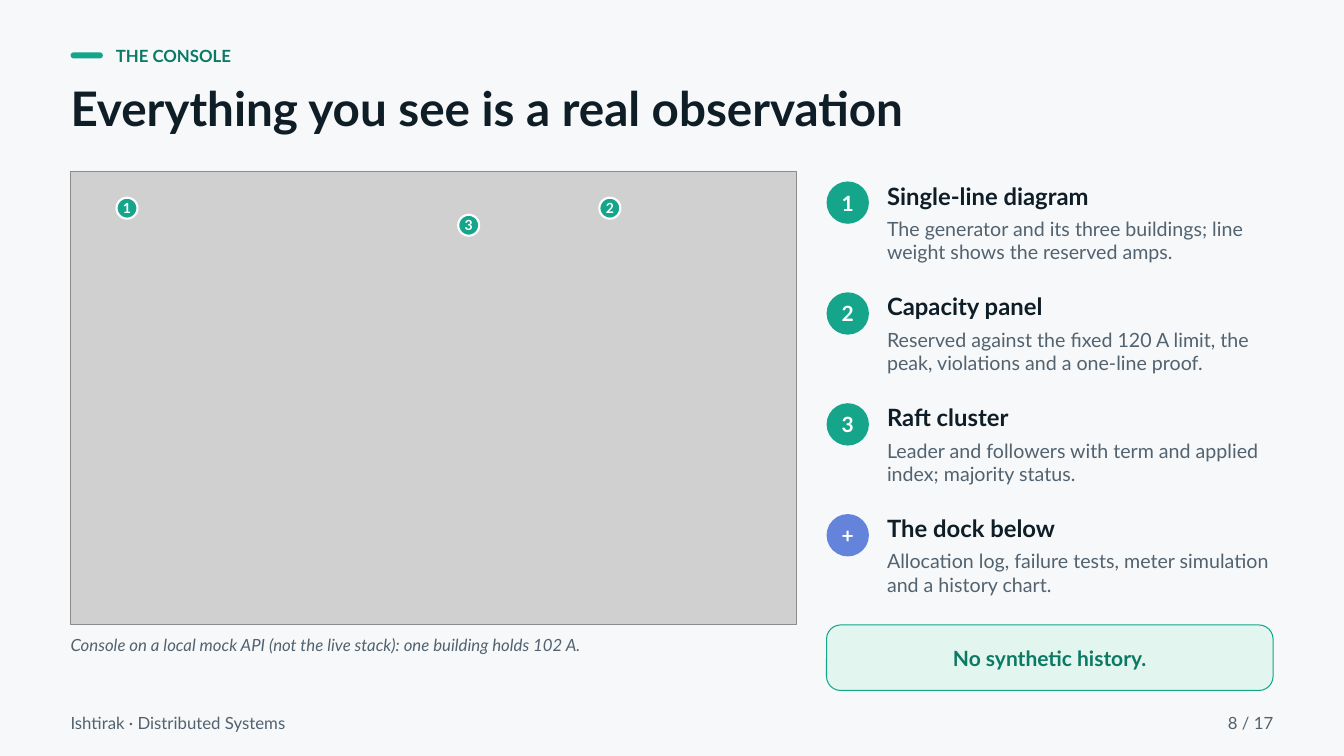
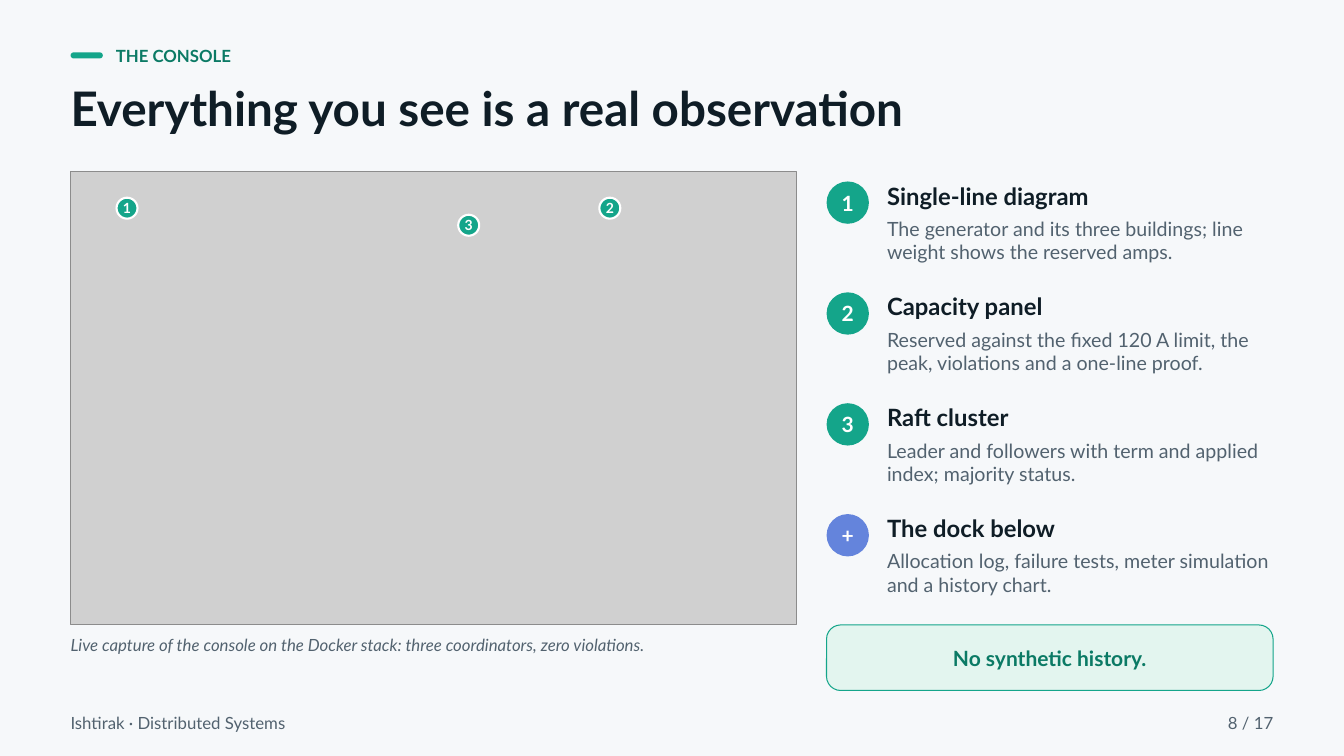
Before and after one commit to Roy-r2004/Ishtirak, a slide deck: slide 8 of docs/Ishtirak_Presentation.pptx. Drawn at 1344x756 pixels with LibreOffice and Linux fonts; fonts in the diff are those of the drawing; grey boxes stand for pictures. Boxes give left, top, right and bottom in pixels: in the first picture for what was removed or moved away, otherwise in the second. Text is boxed around its words. In the diff, an @@ line names an element or a change of style, - is before the commit and + after.

```diff
--- a/docs/Ishtirak_Presentation.pptx
+++ b/docs/Ishtirak_Presentation.pptx
@@ text at <box>71,638,644,654</box>: text changed @@
-Console on a local mock API (not the live stack): one building holds 102 A.
+Live capture of the console on the Docker stack: three coordinators, zero violations.
```
Also in this commit, not shown: 3 other slides changed, 13 other files.
